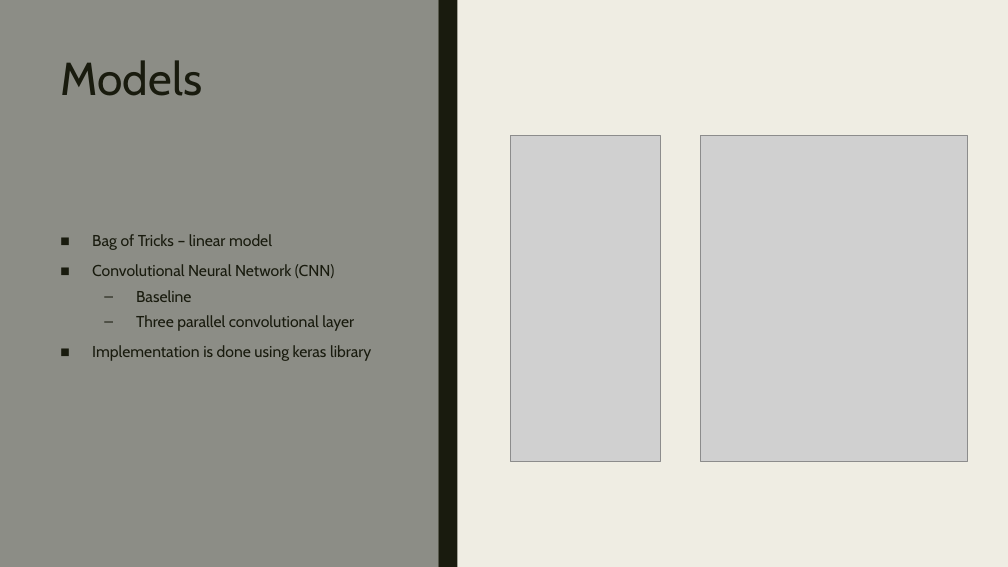
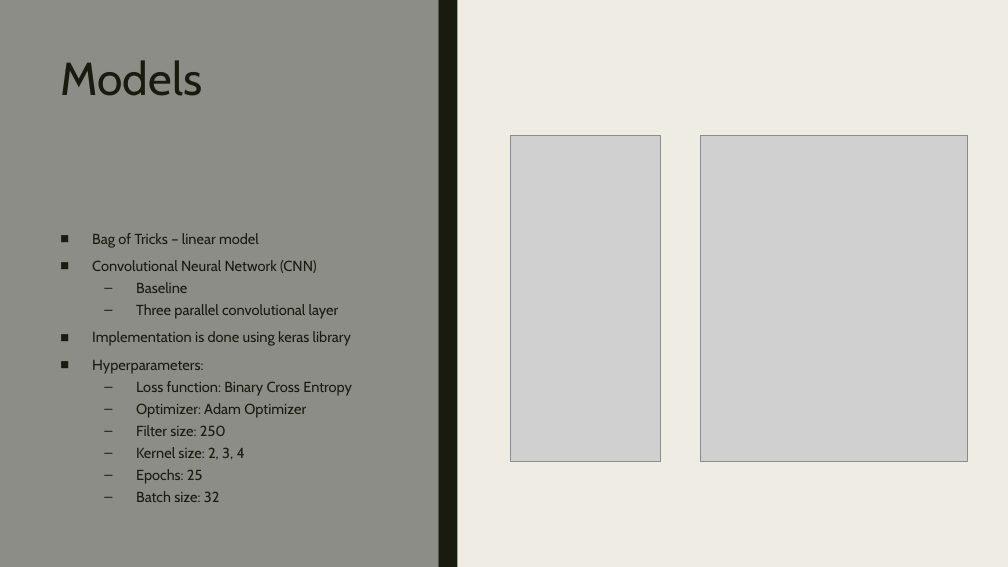
Before and after one commit to MLwithSandy/CS598_DLH_Project, a slide deck: slide 5 of project_docs/137_PaperPresentation.pptx. Drawn at 1008x567 pixels with LibreOffice and Linux fonts; fonts in the diff are those of the drawing; grey boxes stand for pictures. Boxes give left, top, right and bottom in pixels: in the first picture for what was removed or moved away, otherwise in the second. Text is boxed around its words. In the diff, an @@ line names an element or a change of style, - is before the commit and + after.

Commit message:
update readme.md with model links

```diff
--- a/project_docs/137_PaperPresentation.pptx
+++ b/project_docs/137_PaperPresentation.pptx
@@ text at box(92, 233, 351, 346): size 15 to 13.9 pt in "Bag of Tricks – linear model", "Convolutional Neural Network (CNN)", "Baseline", "Three parallel convolutional layer" and 1 more places; line spacing 0.94 to 0.84 @@
@@ text at box(92, 360, 352, 502): paragraphs added @@
+■ Hyperparameters:
+  – Loss function: Binary Cross Entropy
+  – Optimizer: Adam Optimizer
+  – Filter size: 250
+  – Kernel size: 2, 3, 4
+  – Epochs: 25
+  – Batch size: 32
```
Also in this commit, not shown: 2 other slides changed, 2 other files.
